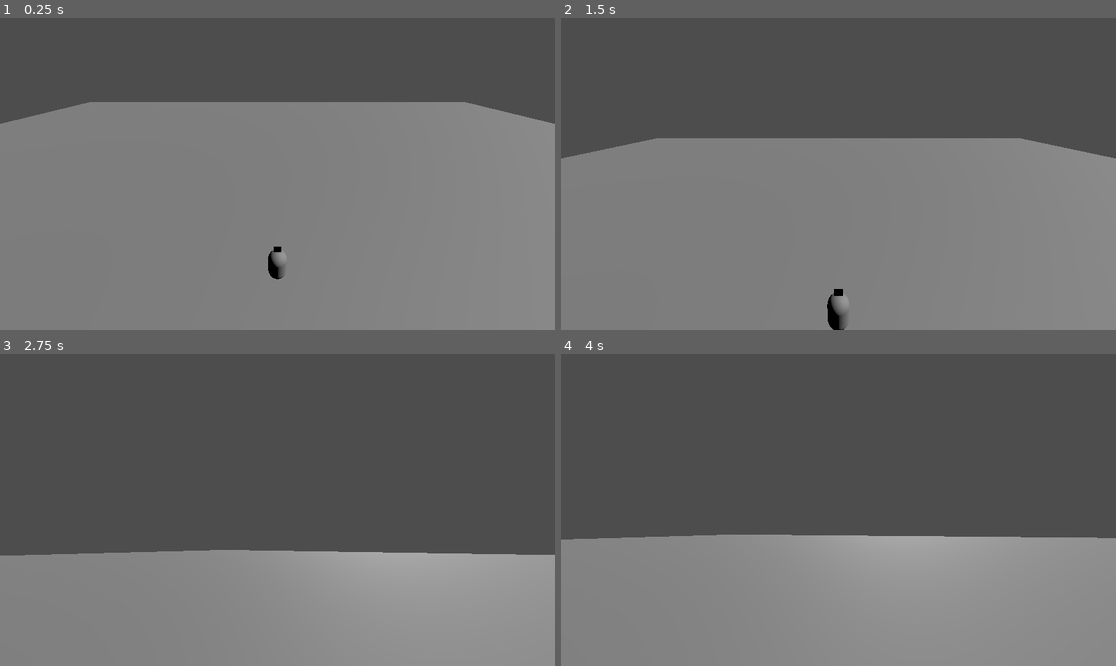
Above: before the commit, frames 1-4 (two rows, left to right).
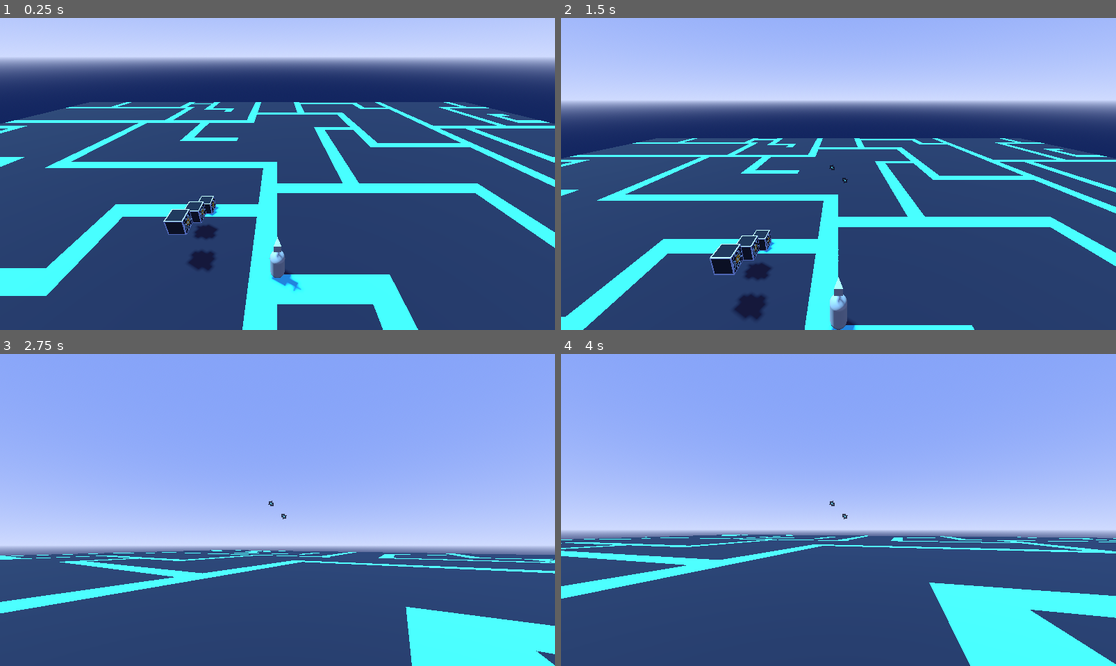
Above: after the commit, the same moments.

Repository: colmenasio/Project_Higanbana
Game: Godot game, scene res://pTesting.tscn
Two runs of this game, one before a commit and one after it. Both use one fixed random seed, a clock stepped at 60 frames per second and the inputs below.
Inputs (mouse positions are in pixels of both pictures, inside the frame that each line leads up to):
- Up to frame 1 (0.25 s): no input
- Up to frame 2 (1.5 s): tap Enter at 0.5 s; move the mouse to (960, 158) at 0.52 s; click (960, 158) at 0.6 s; tap Space (jump) at 0.77 s; move the mouse to (727, 189) at 1.27 s; tap Tab (camera_switch_mode) at 1.35 s
- Up to frame 3 (2.75 s): tap Space (jump) at 1.52 s; click (166, 525) at 1.55 s; move the mouse to (288, 503) at 2.02 s; tap Left (camera_top_down_rotate_l) at 2.1 s; click (288, 503) at 2.3 s
- Up to frame 4 (4 s): tap Space (jump) at 2.75, 3.02, 3.77 s; move the mouse to (832, 516) at 2.77 s; tap Right (camera_top_down_rotate_r) at 2.85 s; click (832, 516) at 3.05 s; move the mouse to (877, 513) at 3.52 s; tap A (move_a) at 3.6 s; click (877, 513) at 3.8 s

The runs differ from the first frame. In frame 1, 100% of the frame differs, in the area x 0-100%, y 0-100%; in frame 2, 100%; in frame 3, 100%; in frame 4, 100%.

Commit message:
[F] Added basic interactable for interaction testing

Diff:
--- a/pTesting.tscn
+++ b/pTesting.tscn
@@ -1,14 +1,47 @@
-[gd_scene load_steps=4 format=3 uid="uid://btq8klaf7ukdj"]
+[gd_scene load_steps=10 format=3 uid="uid://btq8klaf7ukdj"]
 
+[ext_resource type="Texture2D" uid="uid://bbt72p8mgwprn" path="res://assets/pOldHiganbanaTextures/FloorTest.png" id="1_bl7tw"]
 [ext_resource type="PackedScene" uid="uid://bqwix243m1wj5" path="res://scenes/pPlayer/pPlayer.tscn" id="1_yim1o"]
+[ext_resource type="PackedScene" uid="uid://dyp8s0ard8wd0" path="res://scenes/pMachine/pMachine.tscn" id="2_gy1ic"]
+
+[sub_resource type="ProceduralSkyMaterial" id="ProceduralSkyMaterial_bl7tw"]
+sky_top_color = Color(0.521719, 0.638493, 0.973119, 1)
+sky_horizon_color = Color(0.811023, 0.856856, 0.996062, 1)
+ground_bottom_color = Color(0.0850111, 0.151569, 0.373767, 1)
+ground_horizon_color = Color(0.811023, 0.856856, 0.996062, 1)
+
+[sub_resource type="Sky" id="Sky_3oj51"]
+sky_material = SubResource("ProceduralSkyMaterial_bl7tw")
+
+[sub_resource type="Environment" id="Environment_autvy"]
+background_mode = 2
+sky = SubResource("Sky_3oj51")
 
 [sub_resource type="BoxShape3D" id="BoxShape3D_difcr"]
 size = Vector3(100, 1, 100)
 
-[sub_resource type="BoxMesh" id="BoxMesh_yim1o"]
-size = Vector3(100, 1, 100)
+[sub_resource type="StandardMaterial3D" id="StandardMaterial3D_3oj51"]
+albedo_texture = ExtResource("1_bl7tw")
+emission_enabled = true
+emission = Color(0.0549637, 0.0392592, 0.150518, 1)
+texture_filter = 0
+
+[sub_resource type="PlaneMesh" id="PlaneMesh_autvy"]
+material = SubResource("StandardMaterial3D_3oj51")
+size = Vector2(100, 100)
 
 [node name="TestZone" type="Node3D"]
+
+[node name="WorldEnvironment" type="WorldEnvironment" parent="."]
+environment = SubResource("Environment_autvy")
+
+[node name="DirectionalLight3D" type="DirectionalLight3D" parent="."]
+transform = Transform3D(-0.866023, -0.433016, 0.250001, 0, 0.499998, 0.866027, -0.500003, 0.749999, -0.43301, 0, 0, 0)
+light_color = Color(0.57274, 0.928497, 0.974887, 1)
+light_energy = 1.5
+shadow_enabled = true
+shadow_blur = 2.616
+directional_shadow_max_distance = 354.0
 
 [node name="Ground" type="StaticBody3D" parent="."]
 
@@ -17,11 +50,18 @@
 shape = SubResource("BoxShape3D_difcr")
 
 [node name="MeshInstance3D" type="MeshInstance3D" parent="Ground"]
-transform = Transform3D(1, 0, 0, 0, 1, 0, 0, 0, 1, 0, -0.5, 0)
-mesh = SubResource("BoxMesh_yim1o")
+mesh = SubResource("PlaneMesh_autvy")
 
-[node name="DirectionalLight3D" type="DirectionalLight3D" parent="."]
-transform = Transform3D(1, 0, 0, 0, 0.707107, 0.707107, 0, -0.707107, 0.707107, 0, 32, 64.2935)
+[node name="pPlayer" parent="." instance=ExtResource("1_yim1o")]
 
-[node name="CharacterBody3D" parent="." instance=ExtResource("1_yim1o")]
-transform = Transform3D(1, 0, 0, 0, 1, 0, 0, 0, 1, 0, 1, 0)
+[node name="PMachine1" parent="." instance=ExtResource("2_gy1ic")]
+transform = Transform3D(1, 0, 0, 0, 1, 0, 0, 0, 1, 5, 0, -6)
+id = 1
+
+[node name="PMachine2" parent="." instance=ExtResource("2_gy1ic")]
+transform = Transform3D(1, 0, 0, 0, 1, 0, 0, 0, 1, 3, 1, -6)
+id = 2
+
+[node name="PMachine3" parent="." instance=ExtResource("2_gy1ic")]
+transform = Transform3D(1, 0, 0, 0, 1, 0, 0, 0, 1, 1, 2, -6)
+id = 3
--- a/project.godot
+++ b/project.godot
@@ -15,6 +15,10 @@
 run/main_scene="uid://btq8klaf7ukdj"
 config/features=PackedStringArray("4.4", "Forward Plus")
 config/icon="res://icon.svg"
+
+[display]
+
+window/size/mode=3
 
 [editor_plugins]
 
@@ -62,3 +66,23 @@
 "events": [Object(InputEventKey,"resource_local_to_scene":false,"resource_name":"","device":-1,"window_id":0,"alt_press …(195 unchanged characters)…
 ]
 }
+mouse_l={
+"deadzone": 0.2,
+"events": [Object(InputEventMouseButton,"resource_local_to_scene":false,"resource_name":"","device":-1,"window_id":0,"alt_pressed":false,"shift_pressed":false,"ctrl_pressed":false,"meta_pressed":false,"button_mask":0,"position":Vector2(0, 0),"global_position":Vector2(0, 0),"factor":1.0,"button_index":1,"canceled":false,"pressed":false,"double_click":false,"script":null)
+]
+}
+mouse_r={
+"deadzone": 0.2,
+"events": [Object(InputEventMouseButton,"resource_local_to_scene":false,"resource_name":"","device":-1,"window_id":0,"alt_pressed":false,"shift_pressed":false,"ctrl_pressed":false,"meta_pressed":false,"button_mask":2,"position":Vector2(139, 26),"global_position":Vector2(148, 74),"factor":1.0,"button_index":2,"canceled":false,"pressed":true,"double_click":false,"script":null)
+]
+}
+shift_mouse_l={
+"deadzone": 0.2,
+"events": [Object(InputEventMouseButton,"resource_local_to_scene":false,"resource_name":"","device":-1,"window_id":0,"alt_pressed":false,"shift_pressed":true,"ctrl_pressed":false,"meta_pressed":false,"button_mask":1,"position":Vector2(282, 20),"global_position":Vector2(291, 68),"factor":1.0,"button_index":1,"canceled":false,"pressed":true,"double_click":false,"script":null)
+]
+}
+shift_mouse_2={
+"deadzone": 0.2,
+"events": [Object(InputEventMouseButton,"resource_local_to_scene":false,"resource_name":"","device":-1,"window_id":0,"alt_pressed":false,"shift_pressed":true,"ctrl_pressed":false,"meta_pressed":false,"button_mask":2,"position":Vector2(111, 22),"global_position":Vector2(120, 70),"factor":1.0,"button_index":2,"canceled":false,"pressed":true,"double_click":false,"script":null)
+]
+}
--- /dev/null
+++ b/scenes/pMachine/pMachine.tscn
@@ -0,0 +1,25 @@
+[gd_scene load_steps=6 format=3 uid="uid://dyp8s0ard8wd0"]
+
+[ext_resource type="Texture2D" uid="uid://hf6bqblye6o5" path="res://assets/pOldHiganbanaTextures/TestUvMapCube2.png" id="1_a2duj"]
+[ext_resource type="Script" uid="uid://bchtpjuo6it1p" path="res://scenes/pMachine/p_machine.gd" id="1_ttsip"]
+
+[sub_resource type="BoxShape3D" id="BoxShape3D_ttsip"]
+
+[sub_resource type="StandardMaterial3D" id="StandardMaterial3D_5pksf"]
+albedo_texture = ExtResource("1_a2duj")
+normal_scale = -9.9
+texture_filter = 0
+
+[sub_resource type="BoxMesh" id="BoxMesh_4mrsk"]
+material = SubResource("StandardMaterial3D_5pksf")
+
+[node name="PMachine" type="StaticBody3D"]
+script = ExtResource("1_ttsip")
+
+[node name="CollisionShape3D" type="CollisionShape3D" parent="."]
+transform = Transform3D(1, 0, 0, 0, 1, 0, 0, 0, 1, 0.5, 0.5, 0.5)
+shape = SubResource("BoxShape3D_ttsip")
+
+[node name="MeshInstance3D" type="MeshInstance3D" parent="."]
+transform = Transform3D(1, 0, 0, 0, 1, 0, 0, 0, 1, 0.5, 0.5, 0.5)
+mesh = SubResource("BoxMesh_4mrsk")
--- /dev/null
+++ b/scenes/pMachine/p_machine.gd
@@ -0,0 +1,6 @@
+extends StaticBody3D
+
+@export var id: int = 0
+
+func i_interact(command: CInteraction):
+	print("Interacted machine with id: ", self.id, "; interaction type was ", command.get_type())
--- a/scenes/pPlayer/cam_pivot.gd
+++ b/scenes/pPlayer/cam_pivot.gd
@@ -26,7 +26,7 @@
 func _input(event):
 	if event is InputEventMouseMotion and self.listen_mouse_movement:
 		var delta = event.relative
-		rotate_camera(delta)
+		self._rotate_camera(delta)
 
 func build_new_tween() -> Tween:
 	if self.active_tween != null and self.active_tween.is_running():
@@ -50,6 +50,7 @@
 	tween.tween_property(self, "rotation", self._get_top_down_snap_angle(), 0.4)
 	tween.tween_property($Camera3D, "position", self.top_down_camera_position, 0.4)
 	tween.tween_property($Camera3D, "rotation", self.top_down_camera_rotation, 0.4)
+	$CrossHair.hide()
 	tween.connect("finished", self._set_state_top_down)
 
 
@@ -59,6 +60,7 @@
 	tween.tween_property(self, "rotation", initial_camera_angle, 0.4).set_trans(Tween.TRANS_QUINT)
 	tween.tween_property($Camera3D, "position", Vector3(0, 0, 0), 0.4).set_trans(Tween.TRANS_QUINT)
 	tween.tween_property($Camera3D, "rotation", Vector3(0, -PI/2, 0), 0.4)
+	$CrossHair.show()
 	tween.connect("finished", self._set_state_first_person)
 
 func _set_state_top_down():
@@ -82,6 +84,19 @@
 func set_listen_mouse_movement(value: bool):
 	self.listen_mouse_movement = value
 
-func rotate_camera(mouse_delta: Vector2):
+func _rotate_camera(mouse_delta: Vector2):
 	self.rotation.z -= clamp(mouse_delta.y * mouse_sensitivity, deg_to_rad(-80), deg_to_rad(80))
 	self.rotation.y -= mouse_delta.x * mouse_sensitivity
+
+# Raycasts from the current viewport in the direction of the mouse
+# In First Person, this is the center of the screen
+# In Top Down and Transition, this is the mouse itself
+func raycast_from_viewport(max_distance: float) -> Dictionary:
+	var space_state = self.get_world_3d().direct_space_state
+	var mousepos = get_viewport().get_mouse_position()
+	var origin = $Camera3D.project_ray_origin(mousepos)
+	var end = origin + $Camera3D.project_ray_normal(mousepos) * max_distance
+	var query = PhysicsRayQueryParameters3D.create(origin, end)
+	query.collide_with_areas = true
+
+	return space_state.intersect_ray(query)
--- a/scenes/pPlayer/pPlayer.tscn
+++ b/scenes/pPlayer/pPlayer.tscn
@@ -1,18 +1,21 @@
-[gd_scene load_steps=6 format=3 uid="uid://bqwix243m1wj5"]
+[gd_scene load_steps=7 format=3 uid="uid://bqwix243m1wj5"]
 
 [ext_resource type="Script" uid="uid://ckvn0fiv33guo" path="res://scenes/pPlayer/p_player.gd" id="1_geu15"]
 [ext_resource type="Script" uid="uid://dd3k1g6v1g04b" path="res://scenes/pPlayer/cam_pivot.gd" id="2_v134u"]
+[ext_resource type="Texture2D" uid="uid://dtqiq5xq0asww" path="res://assets/pNew/crosshair_reduced.png" id="3_ttd5j"]
 
 [sub_resource type="CapsuleMesh" id="CapsuleMesh_7elw4"]
+radius = 0.4
 height = 1.8
 
 [sub_resource type="PrismMesh" id="PrismMesh_geu15"]
 size = Vector3(0.4, 0.6, 0.4)
 
 [sub_resource type="CapsuleShape3D" id="CapsuleShape3D_geu15"]
+radius = 0.4
 height = 1.8
 
-[node name="CharacterBody3D" type="CharacterBody3D"]
+[node name="pPlayer" type="CharacterBody3D"]
 script = ExtResource("1_geu15")
 
 [node name="ModelPivot" type="Node3D" parent="."]
@@ -37,3 +40,19 @@
 
 [node name="Camera3D" type="Camera3D" parent="CamPivot"]
 transform = Transform3D(-4.37114e-08, 0.5, -0.866025, 0, 0.866025, 0.5, 1, 2.18557e-08, -3.78552e-08, -7, 9, 0)
+
+[node name="CrossHair" type="TextureRect" parent="CamPivot"]
+modulate = Color(1, 1, 1, 0.784314)
+texture_filter = 1
+anchors_preset = 8
+anchor_left = 0.5
+anchor_top = 0.5
+anchor_right = 0.5
+anchor_bottom = 0.5
+offset_left = -20.0
+offset_top = -20.0
+offset_right = 20.0
+offset_bottom = 20.0
+grow_horizontal = 2
+grow_vertical = 2
+texture = ExtResource("3_ttd5j")
--- a/scenes/pPlayer/p_player.gd
+++ b/scenes/pPlayer/p_player.gd
@@ -1,4 +1,5 @@
 extends CharacterBody3D
+class_name pPlayer
 
 # Movement
 const vel_limits: Vector3 = Vector3(10, 30, 10) # Absolute limits for speed
@@ -18,13 +19,13 @@
 var jump_timer: float = 0;
 var jump_starting_y: float = 0;
 
-# Input
 
 func _process(delta: float) -> void:
 	# Process input
 	if Input.is_action_just_pressed("camera_switch_mode"): self.switch_perspective()
 	if $CamPivot.is_top_down() and Input.is_action_just_pressed("camera_top_down_rotate_l"): $CamPivot.rotate_top_down("l")
 	if $CamPivot.is_top_down() and Input.is_action_just_pressed("camera_top_down_rotate_r"): $CamPivot.rotate_top_down("r")
+	self.process_mouse_input()
 
 	self.update_direction()
 
@@ -35,7 +36,7 @@
 	if Input.is_action_just_pressed("jump"): self.try_jump()
 
 	# Apply Movement Acceleration
-	var grav_vel: float = -grav*delta if self.do_gravity else 0.0;
+	var grav_vel: float = -grav*delta if self.do_gravity and not self.is_on_floor() else 0.0;
 	self.apply_local_delta_vel(Vector3(mov_vel_delta[0], grav_vel, mov_vel_delta[1]))
 
 	# Finalize
@@ -145,3 +146,11 @@
 func unset_mouse_capture():
 	Input.mouse_mode = Input.MOUSE_MODE_VISIBLE
 	$CamPivot.set_listen_mouse_movement(false)
+
+func process_mouse_input():
+	if Input.is_action_just_pressed("mouse_l"):
+		var result: Dictionary = $CamPivot.raycast_from_viewport(100)
+		var collider = result.get("collider")
+		if collider != null and IInteractable.impl(collider):
+			var command = CInteraction.create(CInteraction.Type.LEFT)
+			collider.i_interact(command)
--- /dev/null
+++ b/scripts/commands/c_interaction.gd
@@ -0,0 +1,19 @@
+extends RefCounted
+class_name CInteraction
+
+enum Type{
+	LEFT,
+	RIGHT,
+	SHIFT_LEFT,
+	SHIFT_RIGHT
+}
+
+var _i_type: Type
+
+static func create(interaction_type: Type) -> CInteraction:
+	var product = CInteraction.new()
+	product._i_type = interaction_type
+	return product
+
+func get_type()->Type:
+	return self._i_type
--- /dev/null
+++ b/scripts/interfaces/i_interactable.gd
@@ -0,0 +1,7 @@
+class_name IInteractable
+
+const _methods = ["i_interact"];
+
+# Returns true if the object implements this interface
+static func impl(object) -> bool:
+	return IInteractable._methods.all(object.has_method)
--- /dev/null
+++ b/scripts/interfaces/i_testing.gd
@@ -0,0 +1,8 @@
+class_name ITesting
+
+const _methods = ["i_test"]
+
+
+# Returns true if the object implements this interface
+static func impl(object) -> bool:
+	return ITesting._methods.all(object.has_method)
Binary file added: assets/pNew/crosshair.png
Not shown, added: assets/pNew/crosshair.png.import
Binary file added: assets/pNew/crosshair_reduced.png
Not shown, added: assets/pNew/crosshair_reduced.png.import
Binary file added: assets/pOldHiganbanaTextures/FloorTest.ase
Binary file added: assets/pOldHiganbanaTextures/FloorTest.png
Not shown, added: assets/pOldHiganbanaTextures/FloorTest.png.import
Binary file added: assets/pOldHiganbanaTextures/TestUvMapCube2.png
Not shown, added: assets/pOldHiganbanaTextures/TestUvMapCube2.png.import
Binary file added: assets/pOldHiganbanaTextures/block/TestUvMapCube.png
Not shown, added: assets/pOldHiganbanaTextures/block/TestUvMapCube.png.import
Binary file added: assets/pOldHiganbanaTextures/block/debug_karma_manager_front.png
(and 34 more such lines)
